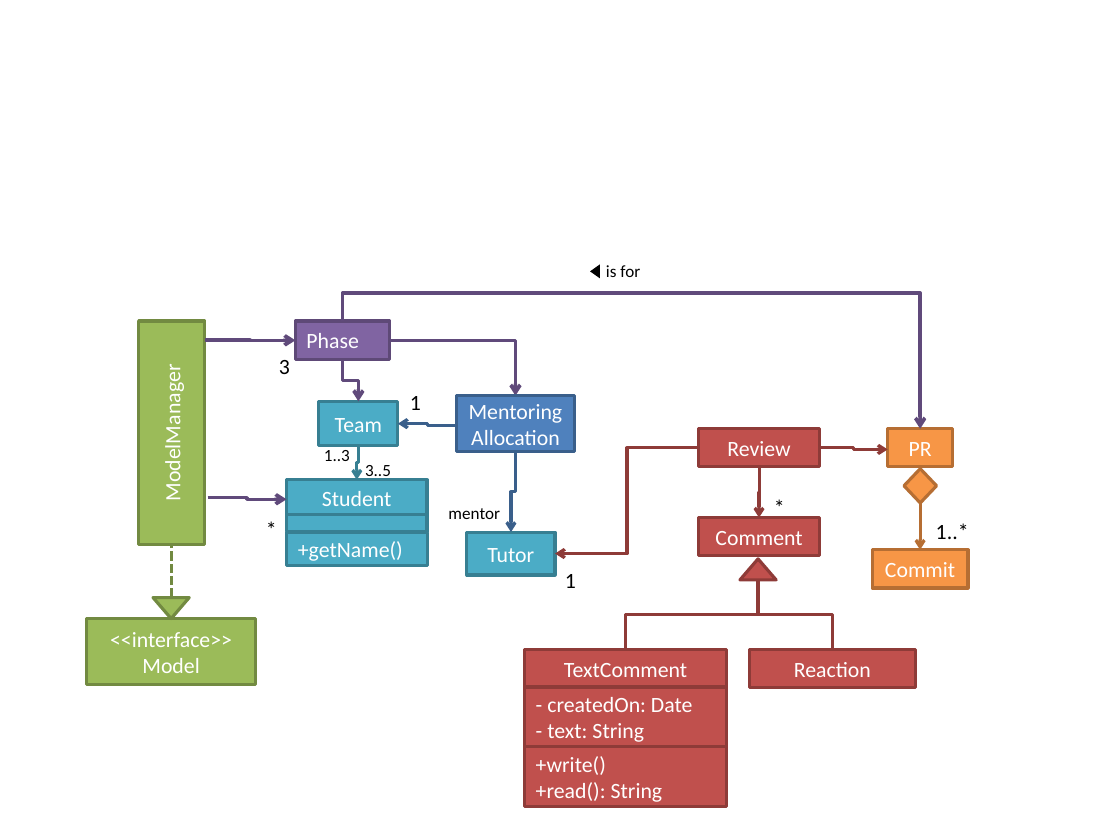
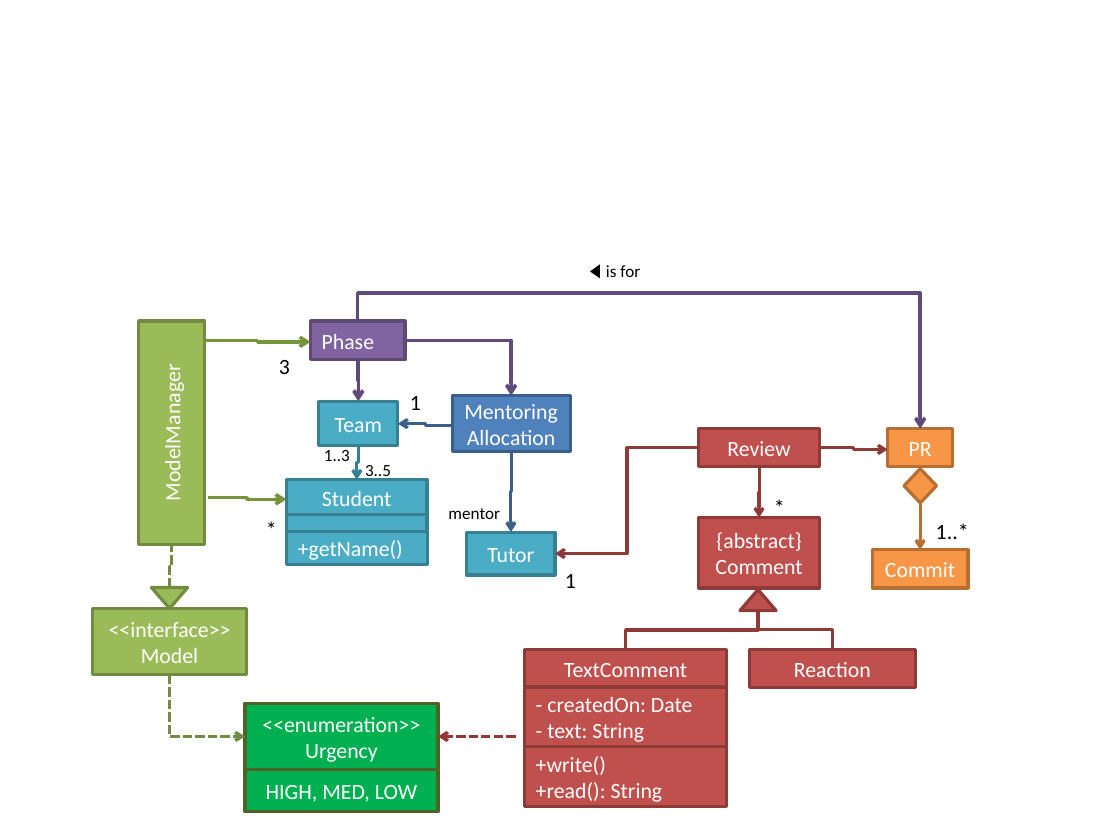
Before and after one commit to se-edu/se-book, a slide deck: slide 1 of diagrams/uml/classDiagrams/introduction/what/classDiagramExample1.pptx. Drawn at 1120x840 pixels with LibreOffice and Linux fonts; fonts in the diff are those of the drawing. Boxes give left, top, right and bottom in pixels: in the first picture for what was removed or moved away, otherwise in the second. Text is boxed around its words. In the diff, an @@ line names an element or a change of style, - is before the commit and + after.

```diff
--- a/diagrams/uml/classDiagrams/introduction/what/classDiagramExample1.pptx
+++ b/diagrams/uml/classDiagrams/introduction/what/classDiagramExample1.pptx
@@ elbow arrow moved from (343, 321) - (921, 429) to (357, 321) - (921, 429) @@
@@ rectangle "Phase": place and size @@
-rectangle "Phase" at (296, 321, 390, 360)
+rectangle "Phase" at (310, 321, 404, 360)
@@ elbow arrow moved from (205, 340) - (296, 340) to (205, 340) - (310, 342) @@
@@ elbow arrow (205, 340) - (310, 342): stroke #604A7B 2.25 pt to #77933C 2.25 pt @@
@@ elbow arrow moved from (390, 340) - (515, 395) to (405, 340) - (511, 395) @@
@@ elbow arrow moved from (343, 360) - (358, 401) to (357, 360) - (358, 401) @@
@@ rectangle "MentoringAllocation": place and size @@
-rectangle "MentoringAllocation" at (457, 395, 575, 451)
+rectangle "MentoringAllocation" at (452, 395, 570, 451)
@@ elbow arrow moved from (457, 426) - (398, 423) to (452, 426) - (398, 423) @@
@@ elbow arrow moved from (515, 451) - (511, 532) to (511, 451) - (511, 532) @@
@@ elbow arrow (207, 497) - (287, 500): stroke #604A7B 2.25 pt to #77933C 2.25 pt @@
@@ rectangle "{abstract}": place and size @@
-rectangle "{abstract}" at (699, 517, 820, 556)
+rectangle "{abstract}" at (699, 517, 820, 588)
@@ text in rectangle at (716, 532, 801, 551): paragraph added @@
+{abstract}
@@ elbow line moved from (171, 598) - (171, 544) to (169, 588) - (171, 544) @@
@@ triangle: place and size @@
-triangle at (153, 598, 189, 619)
+triangle at (151, 588, 187, 609)
@@ triangle: place and size @@
-triangle at (740, 559, 776, 580)
+triangle at (740, 589, 776, 610)
@@ rectangle "<<interface>> Model": place and size @@
-rectangle "<<interface>> Model" at (86, 618, 255, 684)
+rectangle "<<interface>> Model" at (93, 608, 248, 674)
@@ elbow line moved from (626, 650) - (758, 580) to (626, 650) - (758, 610) @@
@@ elbow line moved from (832, 650) - (758, 580) to (832, 650) - (758, 610) @@
@@ elbow arrow added from (169, 674) to (245, 737), #738A42 2 pt dashed @@
@@ rectangle added at (245, 703, 438, 769), fill #00B050, outline #4F6228 2 pt, 14 pt, text #FFFFFF @@
+<<enumeration>>
+Urgency
@@ elbow arrow added from (515, 736) to (438, 737), #953735 2 pt dashed @@
@@ rectangle added at (245, 769, 438, 812), fill #00B050, outline #4F6228 2 pt, 14 pt, text #FFFFFF @@
+HIGH, MED, LOW
```
Also in this commit, not shown: 5 other files.
